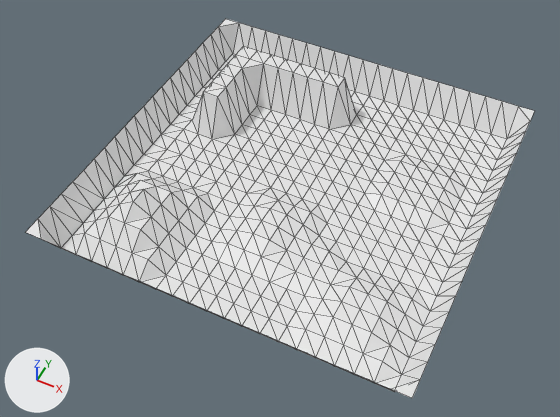
Before and after pictures for a commit that changed the OBJ model Project/Resources/Models/Terrain/Terrain.obj.
Camera for both pictures: a camera (50 mm lens) standing at (60.3, -131.6, 154.4) and looking at (-1.3, -8.2, 0.2). Arrows for +X, +Y and +Z are at lower left; the lights stay in place. Mesh edges are drawn as thin lines. Where no turn or scale is listed for an object, it has been applied to the vertices.

The scene before the commit, as lines of its bpy script (objects in view):
```python
me_平面 = bpy.data.meshes.new('平面')
me_平面.from_pydata(...)  # 484 vertices, 882 faces; spans x -50.0..50.0, y -50.0..50.0, z 0.0..12.4
ob_平面 = bpy.data.objects.new('平面', me_平面)
ob_平面.location = (0.0, 0.0, 0.0)
```
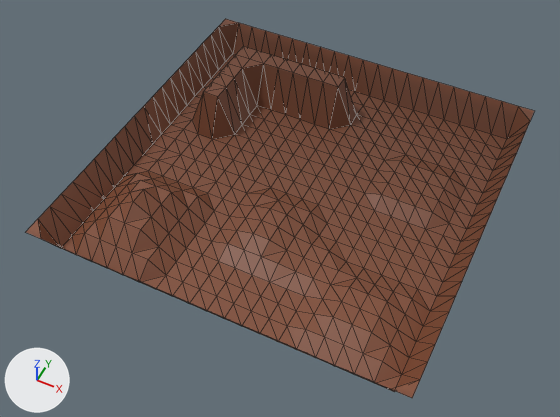
Where the change shows, as pixel boxes [x1, y1, x2, y2] in the pictures (560 x 417 px):
'平面', recoloured (white to brown): [26, 19, 534, 398] in both

The change, as a diff of the scene's bpy script:
```diff
--- a/Project/Resources/Models/Terrain/Terrain.obj.py
+++ b/Project/Resources/Models/Terrain/Terrain.obj.py
@@ img_terrain_png @@
+img_terrain_png = load_image('Terrain.png', '../../Textures/Terrain.png', 32, 32, 'sRGB')
@@ mat_マテリアル @@
+mat_マテリアル = principled_material('マテリアル')
+mat_マテリアル.texture = img_terrain_png
@@ me_平面 @@
 me_平面.from_pydata(...)  # 484 vertices, 882 faces; spans x -50.0..50.0, y -50.0..50.0, z 0.0..12.4
+me_平面.materials.append(mat_マテリアル)  # picture img_terrain_png
```
